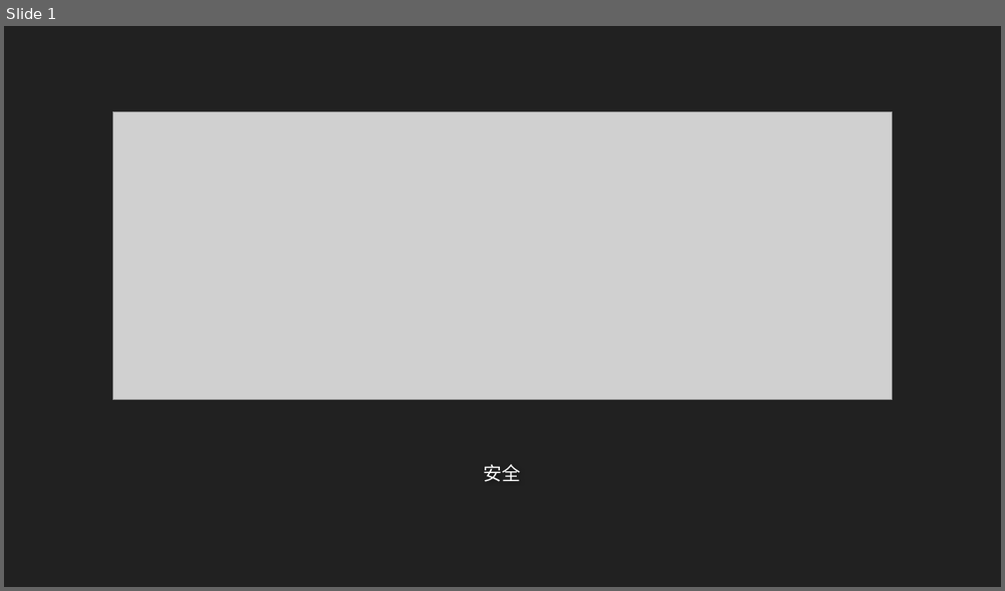
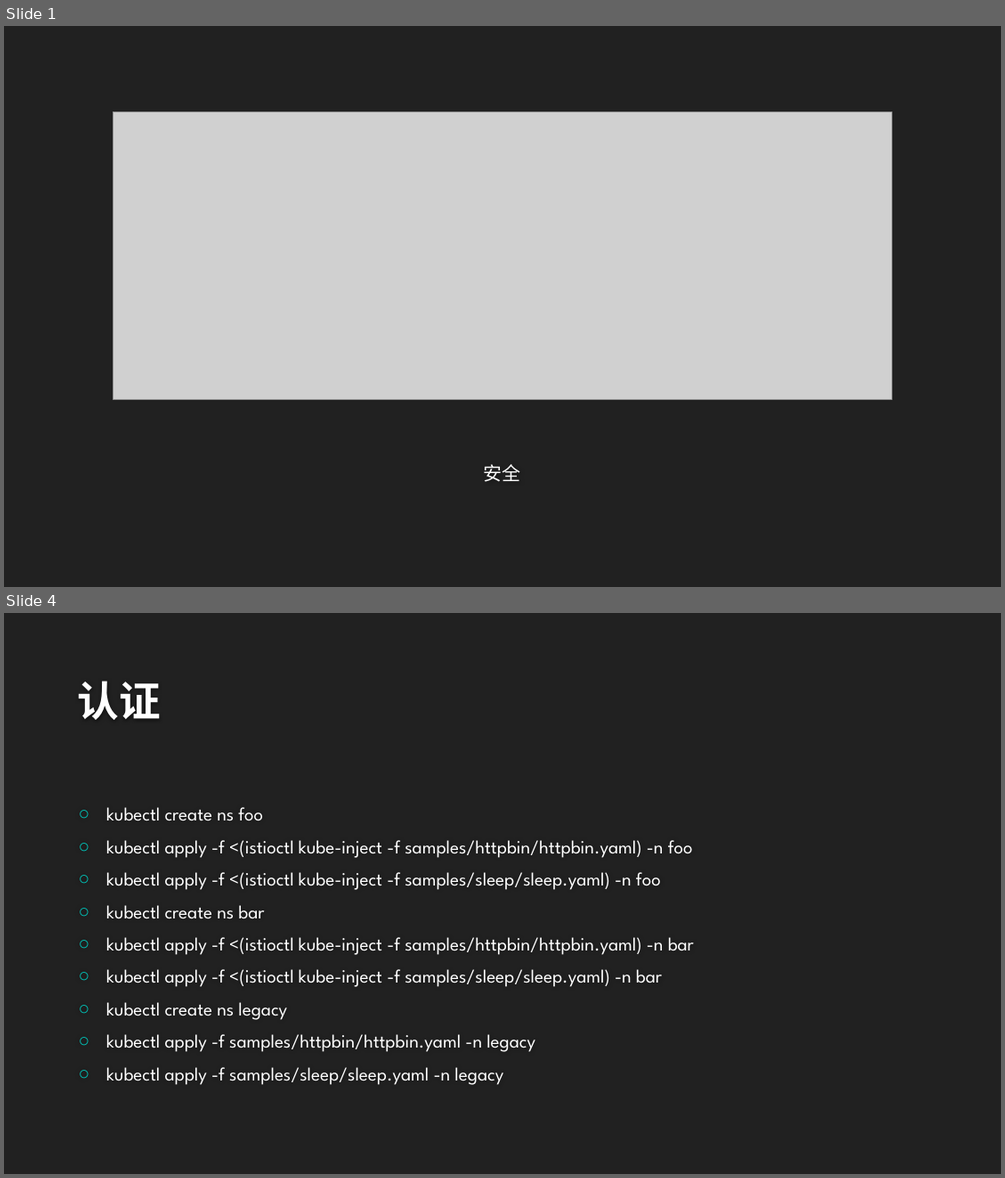
Before and after one commit to airuitian/CloudNative, a slide deck: servicemesh/mesh005.pptx. Shown one above the other, each under a label of ours: slide 1 before the commit, slides 1 and 4 after it; the slides between them are not shown. The pictures are 1005x591 and 1005x1178 pixels, drawn with LibreOffice and Linux fonts; fonts in the diff are those of the drawing; grey boxes stand for pictures; background and template pictures are left out. Boxes give left, top, right and bottom in pixels: in the first picture for what was removed or moved away, otherwise in the second. Text is boxed around its words. In the diff, an @@ line names an element or a change of style, - is before the commit and + after.

```diff
--- a/servicemesh/mesh005.pptx
+++ b/servicemesh/mesh005.pptx
@@ slide 4 added at (4,613,1001,1174), background #212121 @@
@@ title added at (78,681,161,720), 40 pt, text #FEFEFE, bold @@
+认证
@@ text added at (106,807,694,1085), 18 pt, text #FFFFFF @@
+○ kubectl create ns foo
+○ kubectl apply -f <(istioctl kube-inject -f samples/httpbin/httpbin.yaml) -n foo
+○ kubectl apply -f <(istioctl kube-inject -f samples/sleep/sleep.yaml) -n foo
+○ kubectl create ns bar
+○ kubectl apply -f <(istioctl kube-inject -f samples/httpbin/httpbin.yaml) -n bar
+○ kubectl apply -f <(istioctl kube-inject -f samples/sleep/sleep.yaml) -n bar
+○ kubectl create ns legacy
+○ kubectl apply -f samples/httpbin/httpbin.yaml -n legacy
+○ kubectl apply -f samples/sleep/sleep.yaml -n legacy
```
Also in this commit, not shown: 23 other slides added, 24 other files.
